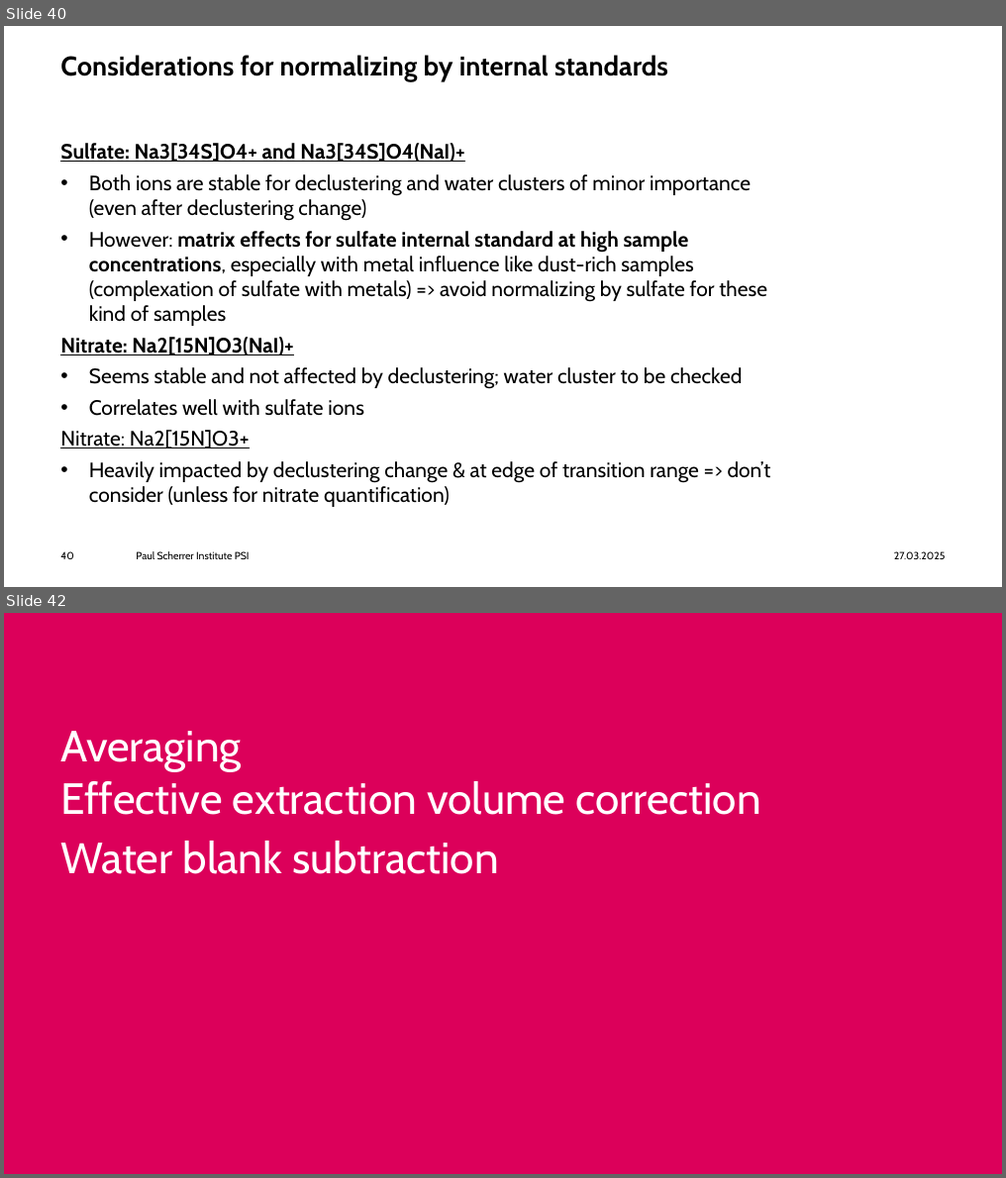
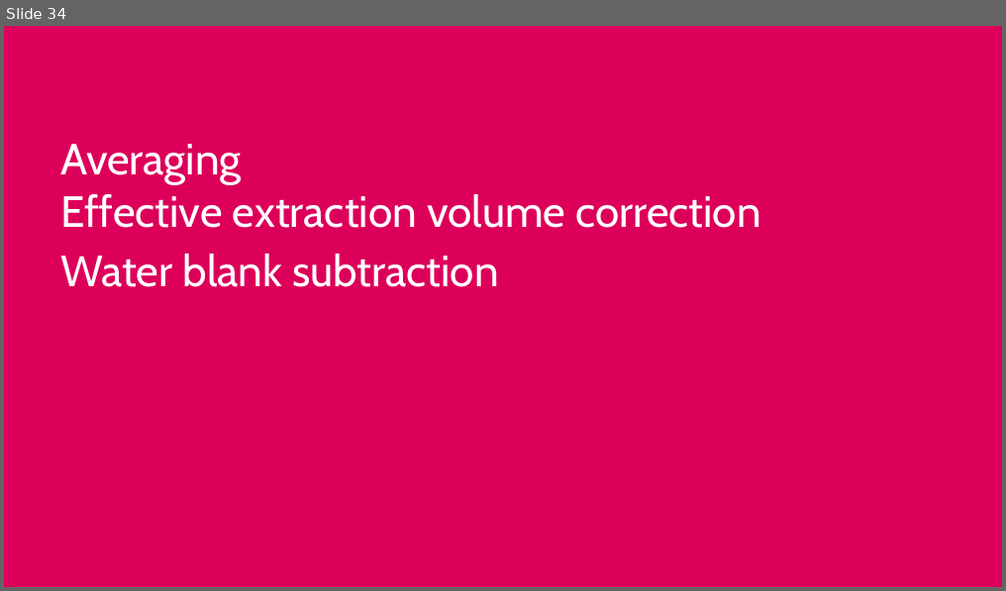
Before and after one commit to wengjul/offline-eesi-pipeline, a slide deck: workflow_overview_slides/2025_03_EESI data analysis pipeline_general overview.pptx. Shown one above the other, each under a label of ours: slides 40 and 42 before the commit, slide 34 after it; the slides between them are not shown. The pictures are 1006x1178 and 1006x591 pixels, drawn with LibreOffice and Linux fonts; fonts in the diff are those of the drawing; background and template pictures are left out. Boxes give left, top, right and bottom in pixels: in the first picture for what was removed or moved away, otherwise in the second. Text is boxed around its words. In the diff, an @@ line names an element or a change of style, - is before the commit and + after.

```diff
--- a/workflow_overview_slides/2025_03_EESI data analysis pipeline_general overview.pptx
+++ b/workflow_overview_slides/2025_03_EESI data analysis pipeline_general overview.pptx
@@ slide 40 removed at (4,26,1002,587), background #FFFFFF @@
@@ title removed at (60,55,668,81) @@
-Considerations for normalizing by internal standards
@@ text removed at (60,143,771,507) @@
-Sulfate: Na3[34S]O4+ and Na3[34S]O4(NaI)+
-• Both ions are stable for declustering and water clusters of minor importance (even after declustering change)
-• However: matrix effects for sulfate internal standard at high sample concentrations, especially with metal influence like dust-rich samples (complexation of sulfate with metals) => avoid normalizing by sulfate for these kind of samples
-Nitrate: Na2[15N]O3(NaI)+
-• Seems stable and not affected by declustering; water cluster to be checked
-• Correlates well with sulfate ions
-Nitrate: Na2[15N]O3+
-• Heavily impacted by declustering change & at edge of transition range => don’t consider (unless for nitrate quantification)
@@ page number removed at (60,552,73,560) @@
-40
@@ text removed at (136,552,250,560) @@
-Paul Scherrer Institute PSI
@@ text removed at (894,552,945,560) @@
-27.03.2025
@@ what was slide 42 is now slide 34 @@
```
Also in this commit, not shown: 32 slides changed, 8 other slides removed, 1 other file.
